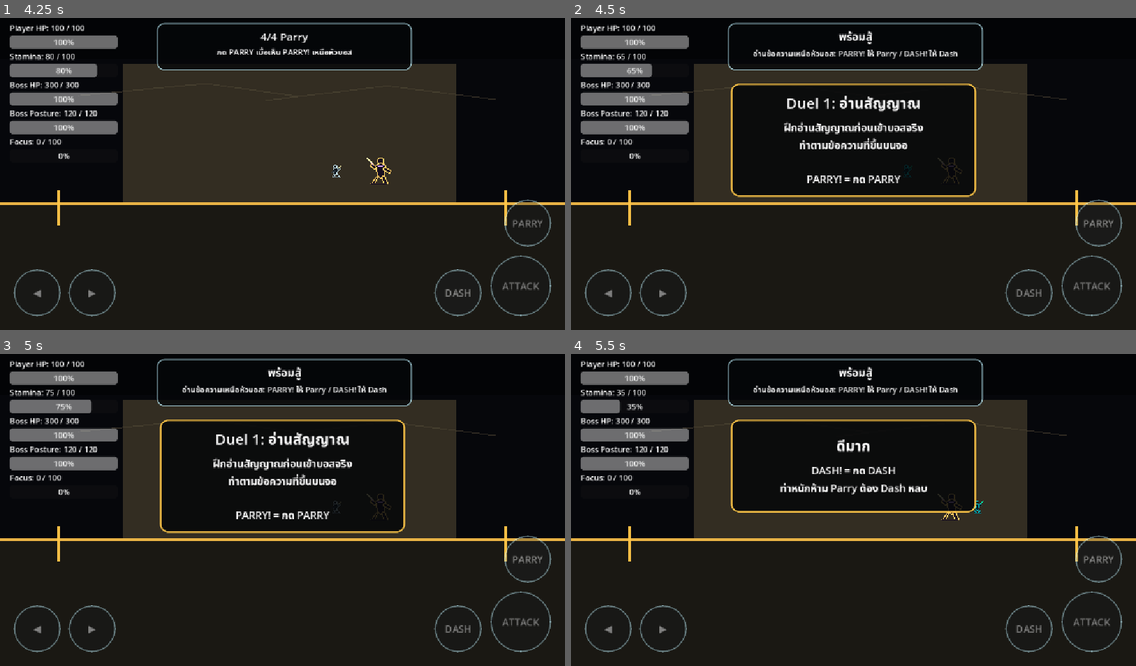
Above: before the commit, frames 1-4 (two rows, left to right).
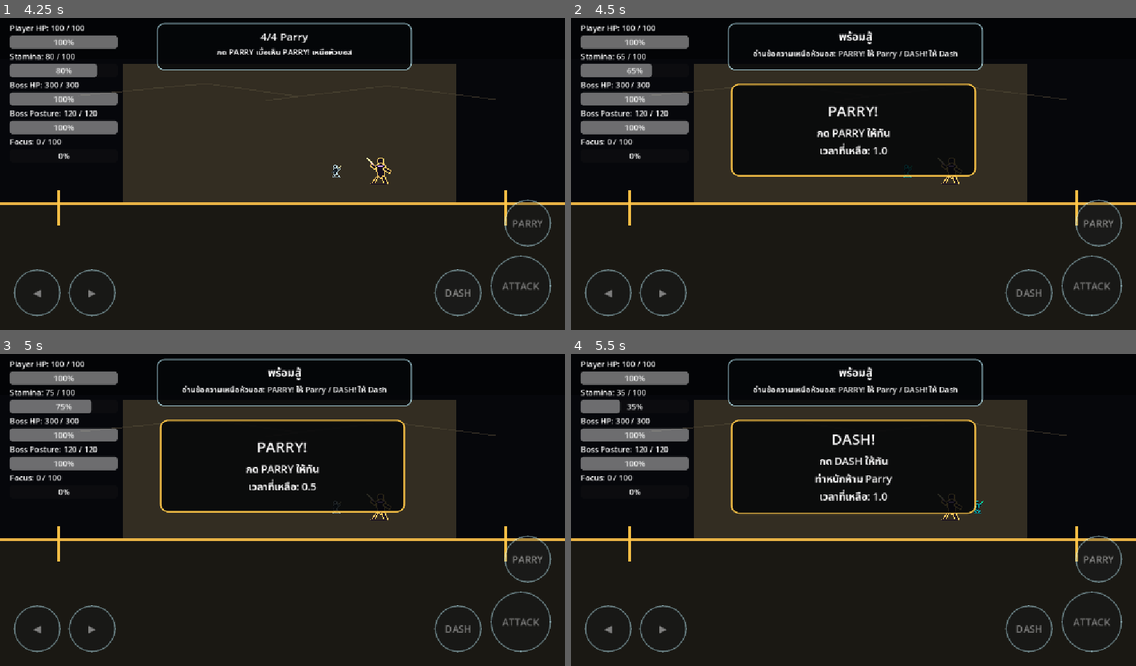
Above: after the commit, the same moments.

Repository: shanwinder/lastblade
Game: Godot game, scene res://scenes/main/BossBrokenMaster.tscn
Same seed, same stepped clock (60 frames per second), same inputs: the game is played once before the commit and once after it.
Inputs:
- Up to frame 1 (4.25 s): click "START" at 0.5 s; click "◀" at 1.25 s; click "▶" at 2 s; click "ATTACK" at 2.75 s; click "DASH" at 3.5 s
- Up to frame 2 (4.5 s): click "PARRY" at 4.25 s
- Up to frame 3 (5 s): no input
- Up to frame 4 (5.5 s): tap Enter at 5 s; hold Right (ui_right) from 5.03 s (still down); tap S (dash) at 5.1 s; tap D (parry) at 5.3 s

Frame 1 is identical in both runs. In frame 2, 4.8% of the frame differs, in the area x 28-72%, y 24-58%; in frame 3, 4.8%; in frame 4, 2.1%.

Commit message:
feat: add timed duel 1 response windows

Diff:
--- a/last-blade-trial/duel_1_intro_manager.gd
+++ b/last-blade-trial/duel_1_intro_manager.gd
@@ -3,7 +3,7 @@
 # =========================
 # Duel1IntroManager.gd
 # ขั้นกลางของ Phase 9 ก่อนทำศัตรู Duel 1 เต็มตัว
-# เวอร์ชันนี้ให้ผู้เล่นฝึกตอบสนองจริง: PARRY! แล้ว DASH!
+# เวอร์ชันนี้ให้ผู้เล่นฝึกตอบสนองตามเวลา: PARRY! แล้ว DASH!
 # =========================
 
 @export var boss_path: NodePath = NodePath("../BossBrokenMaster")
@@ -16,6 +16,12 @@
 # แสดงเฉพาะครั้งแรกของ session เพื่อไม่รบกวนการเล่นซ้ำ
 @export var show_only_once_per_session: bool = true
 
+# เวลาที่ให้ตอบสนองตอนเห็น PARRY!
+@export var parry_response_window: float = 1.20
+
+# เวลาที่ให้ตอบสนองตอนเห็น DASH!
+@export var dash_response_window: float = 1.20
+
 # เวลาหน่วงสั้น ๆ หลังทำสำเร็จ ก่อนปล่อยบอส
 @export var success_hold_time: float = 0.65
 
@@ -23,7 +29,7 @@
 @export var intro_title: String = "Duel 1: อ่านสัญญาณ"
 
 # ข้อความอธิบายก่อนฝึก
-@export var intro_body: String = "ฝึกอ่านสัญญาณก่อนเข้าบอสจริง\nทำตามข้อความที่ขึ้นบนจอ"
+@export var intro_body: String = "ฝึกอ่านสัญญาณก่อนเข้าบอสจริง\nกดให้ทันก่อนเวลาหมด"
 
 # ข้อความตอนฝึก Parry
 @export var parry_practice_text: String = "PARRY!"
@@ -43,6 +49,8 @@
 var has_started_intro: bool = false
 var has_completed_intro: bool = false
 var current_step: String = "intro"
+var step_elapsed_time: float = 0.0
+var miss_count: int = 0
 
 static var has_completed_intro_this_session: bool = false
 
@@ -54,7 +62,7 @@
 	setup_references.call_deferred()
 
 
-func _physics_process(_delta: float) -> void:
+func _physics_process(delta: float) -> void:
 	if not duel_intro_enabled:
 		return
 
@@ -78,7 +86,7 @@
 		start_intro()
 		return
 
-	update_practice_step()
+	update_practice_step(delta)
 
 
 func create_ui() -> void:
@@ -170,31 +178,69 @@
 	# เริ่ม practice gate และหยุดบอสไว้ก่อน
 	has_started_intro = true
 	current_step = "parry"
+	step_elapsed_time = 0.0
+	miss_count = 0
 	set_boss_hold(true)
 
 	title_label.text = intro_title
-	body_label.text = intro_body + "\n\n" + parry_practice_text + " = กด PARRY"
 	root_control.visible = true
-
-	print("Duel 1 practice started")
-
-
-func update_practice_step() -> void:
-	# ตรวจ input ของผู้เล่นตามสัญญาณที่กำลังฝึก
+	update_practice_text()
+
+	print("Duel 1 timed practice started")
+
+
+func update_practice_step(delta: float) -> void:
+	# ตรวจ input ของผู้เล่นตามสัญญาณที่กำลังฝึก พร้อมจับเวลา
+	step_elapsed_time += delta
+	update_practice_text()
+
 	if current_step == "parry":
 		if Input.is_action_just_pressed("parry"):
 			show_dash_step()
+			return
+
+		if step_elapsed_time > parry_response_window:
+			retry_current_step("ช้าไป ลอง Parry ใหม่")
 		return
 
 	if current_step == "dash":
 		if Input.is_action_just_pressed("dash"):
 			complete_intro()
-		return
+			return
+
+		if step_elapsed_time > dash_response_window:
+			retry_current_step("ช้าไป ลอง Dash ใหม่")
+		return
+
+
+func update_practice_text() -> void:
+	# อัปเดตข้อความและเวลาที่เหลือใน step ปัจจุบัน
+	if current_step == "parry":
+		var time_left: float = max(parry_response_window - step_elapsed_time, 0.0)
+		title_label.text = parry_practice_text
+		body_label.text = "กด PARRY ให้ทัน\nเวลาที่เหลือ: %.1f" % time_left
+		return
+
+	if current_step == "dash":
+		var time_left: float = max(dash_response_window - step_elapsed_time, 0.0)
+		title_label.text = dash_practice_text
+		body_label.text = "กด DASH ให้ทัน\nท่าหนักห้าม Parry\nเวลาที่เหลือ: %.1f" % time_left
+		return
+
+
+func retry_current_step(message: String) -> void:
+	# ถ้ากดไม่ทัน ให้ทำ step เดิมซ้ำแบบไม่ลงโทษหนัก
+	miss_count += 1
+	step_elapsed_time = 0.0
+	title_label.text = message
+	body_label.text = "ไม่เป็นไร ฝึกอ่านจังหวะอีกครั้ง\nพลาดแล้ว: %d ครั้ง" % miss_count
+	print("Duel 1 practice retry:", message, "miss count =", miss_count)
 
 
 func show_dash_step() -> void:
 	# ผู้เล่นกด Parry ถูกแล้ว ต่อไปฝึก Dash
 	current_step = "dash"
+	step_elapsed_time = 0.0
 	title_label.text = "ดีมาก"
 	body_label.text = dash_practice_text + " = กด DASH\nท่าหนักห้าม Parry ต้อง Dash หลบ"
 	print("Duel 1 practice: parry step completed")
